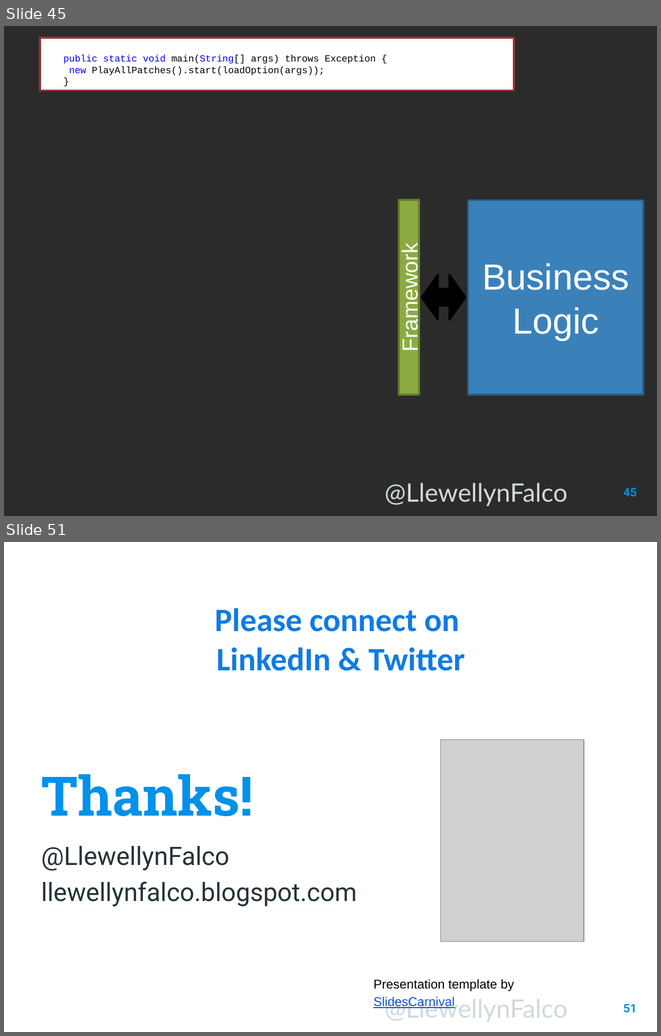
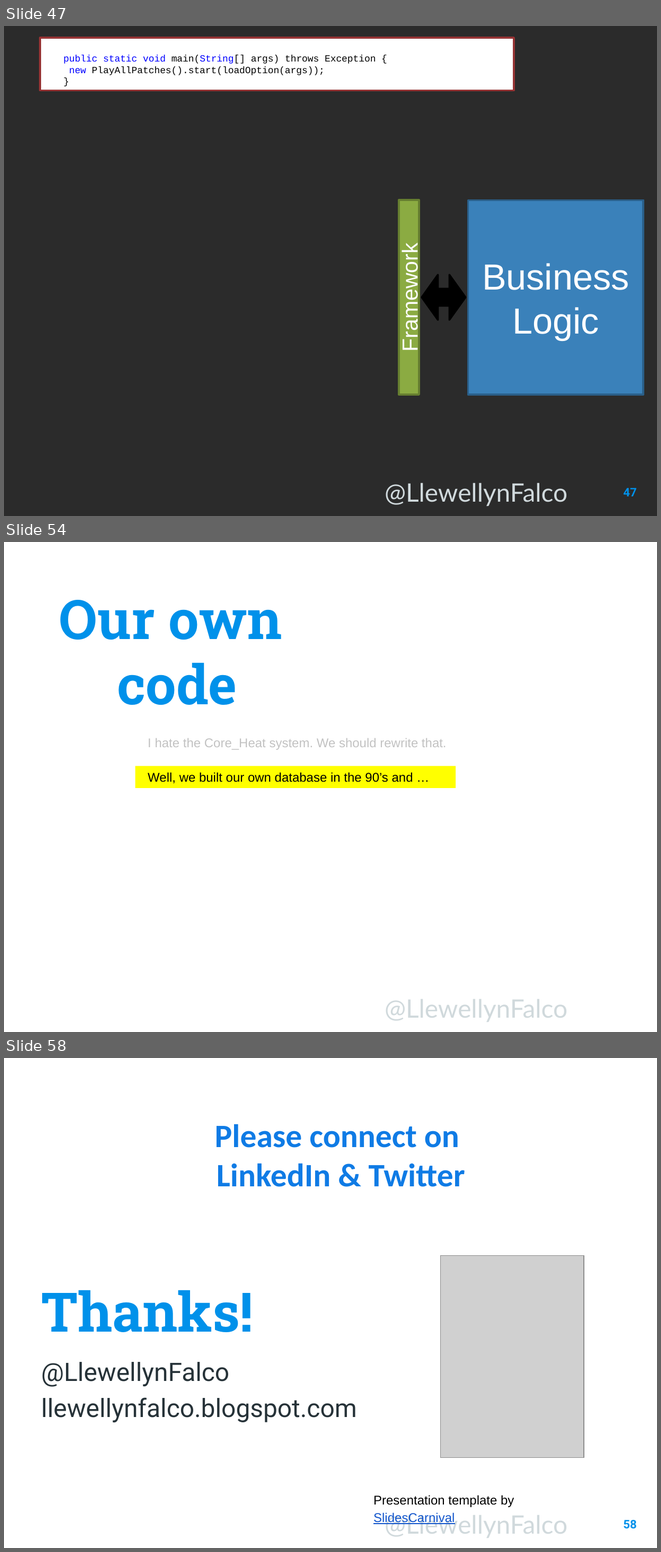
Before and after one commit to isidore/Talk-AvoidingLockIn, a slide deck: Avoiding Lock-In.pptx. Shown one above the other, each under a label of ours: slides 45 and 51 before the commit, slides 47, 54 and 58 after it; the slides between them are not shown. The pictures are 661x1036 and 661x1552 pixels, drawn with LibreOffice and Linux fonts; fonts in the diff are those of the drawing; grey boxes stand for pictures; background and template pictures are left out; a plain dark background stands for a picture behind light text. Boxes give left, top, right and bottom in pixels: in the first picture for what was removed or moved away, otherwise in the second. Text is boxed around its words. In the diff, an @@ line names an element or a change of style, - is before the commit and + after.

```diff
--- a/Avoiding Lock-In.pptx
+++ b/Avoiding Lock-In.pptx
@@ slide 54 added at box(4, 542, 657, 1032), background picture (left out); not listed: 1 template element that a slide beside it also shows @@
@@ text added at box(59, 600, 282, 705), 60 pt, text #0091EA, bold @@
+Our own
+code
@@ text added at box(148, 738, 447, 750), 14 pt, text #C2C2C2 @@
+I hate the Core_Heat system. We should rewrite that.
@@ rectangle added at box(135, 766, 456, 788), fill #FFFF00 @@
@@ text added at box(148, 772, 413, 783), 14 pt, text #000000 @@
+Well, we built our own database in the 90’s and …
@@ what was slide 45 is now slide 47 @@
@@ page number at box(623, 488, 636, 496): text changed @@
-45
+47
@@ what was slide 51 is now slide 58 @@
@@ page number at box(623, 1520, 636, 1529): text changed @@
-51
+58
```
Also in this commit, not shown: 4 slides changed, 8 other slides added, 2 slides removed.
